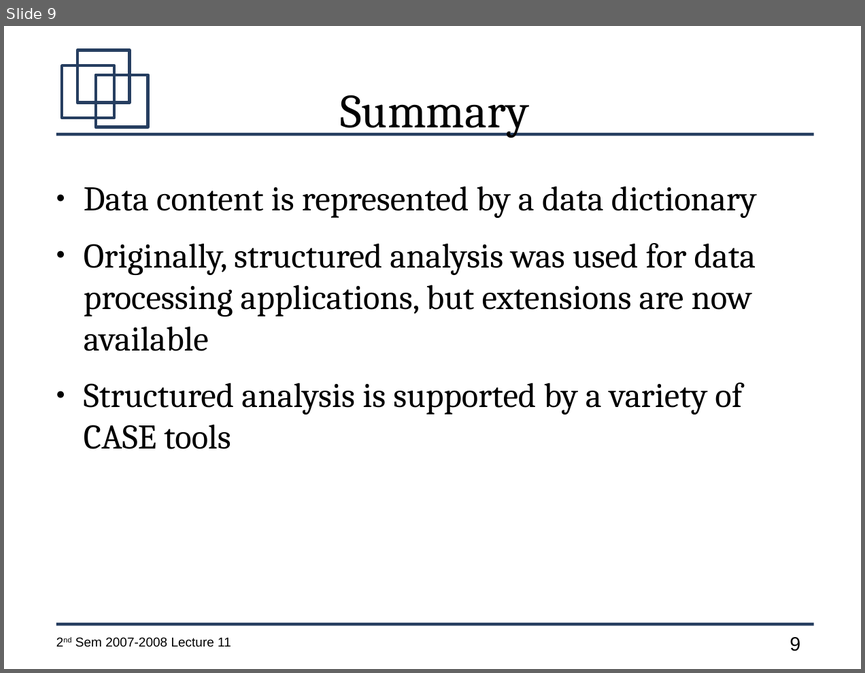
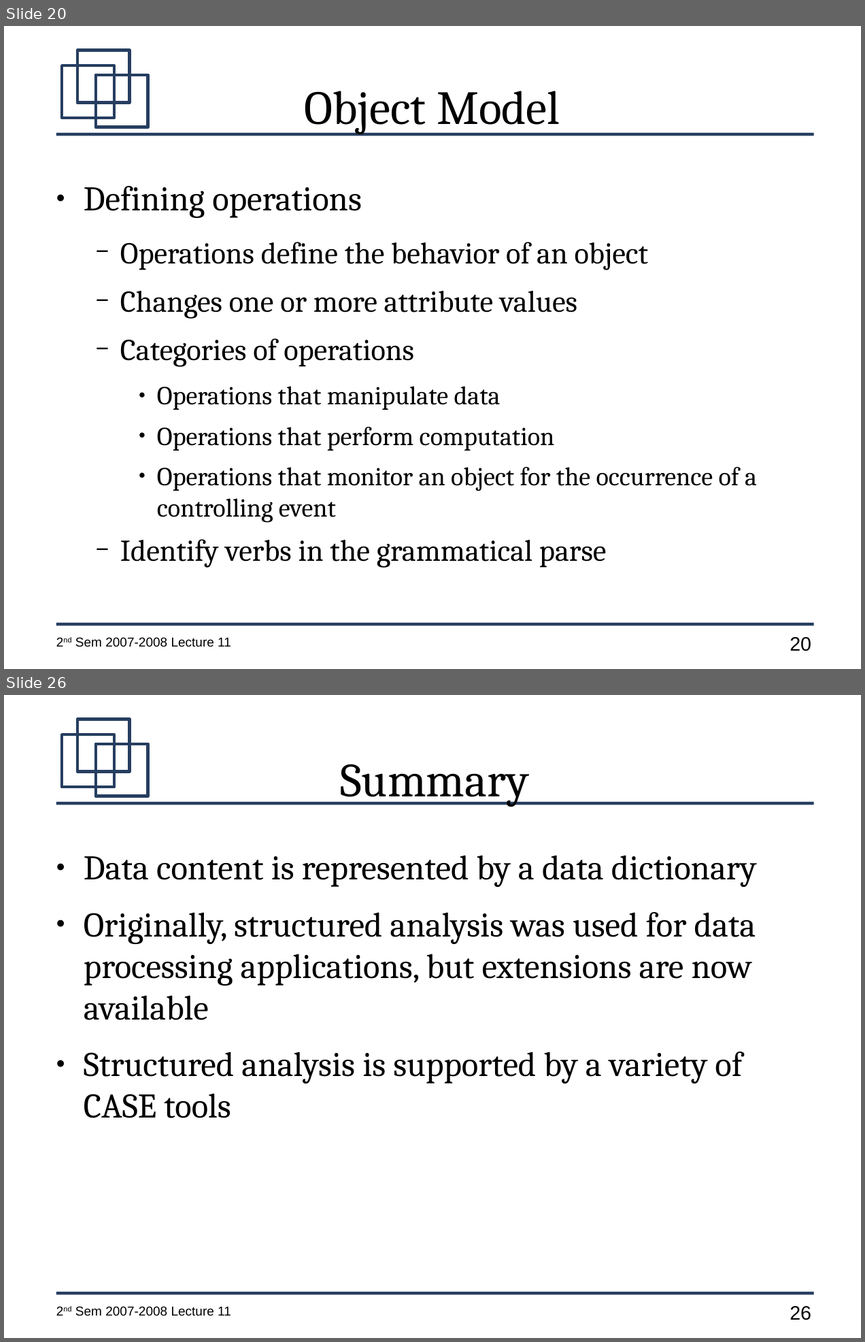
Before and after one commit to jachermocilla/jach-homepage, a slide deck: CMSC128-2nd-Sem-2007-L11.odp. Shown one above the other, each under a label of ours: slide 9 before the commit, slides 20 and 26 after it; the slides between them are not shown. The pictures are 865x673 and 865x1342 pixels, drawn with LibreOffice and Linux fonts; fonts in the diff are those of the drawing. Boxes give left, top, right and bottom in pixels: in the first picture for what was removed or moved away, otherwise in the second. Text is boxed around its words. In the diff, an @@ line names an element or a change of style, - is before the commit and + after.

```diff
--- a/CMSC128-2nd-Sem-2007-L11.odp
+++ b/CMSC128-2nd-Sem-2007-L11.odp
@@ slide 20 added at (4, 26, 861, 669), background #FFFFFF; not listed: 7 template elements that a slide beside it also shows @@
@@ title added at (305, 91, 560, 134), 44 pt, text #000000 @@
+Object Model
@@ text added at (84, 186, 757, 567), 28 pt, text #000000 @@
+● Defining operations
+  − Operations define the behavior of an object
+  − Changes one or more attribute values
+  − Categories of operations
+    ● Operations that manipulate data
+    ● Operations that perform computation
+    ● Operations that monitor an object for the occurrence of a controlling event
+  − Identify verbs in the grammatical parse
@@ what was slide 9 is now slide 26 @@
@@ page number at (789, 1306, 811, 1320): text changed @@
-9
+26
```
Also in this commit, not shown: 17 other slides added, 1 slide removed.
